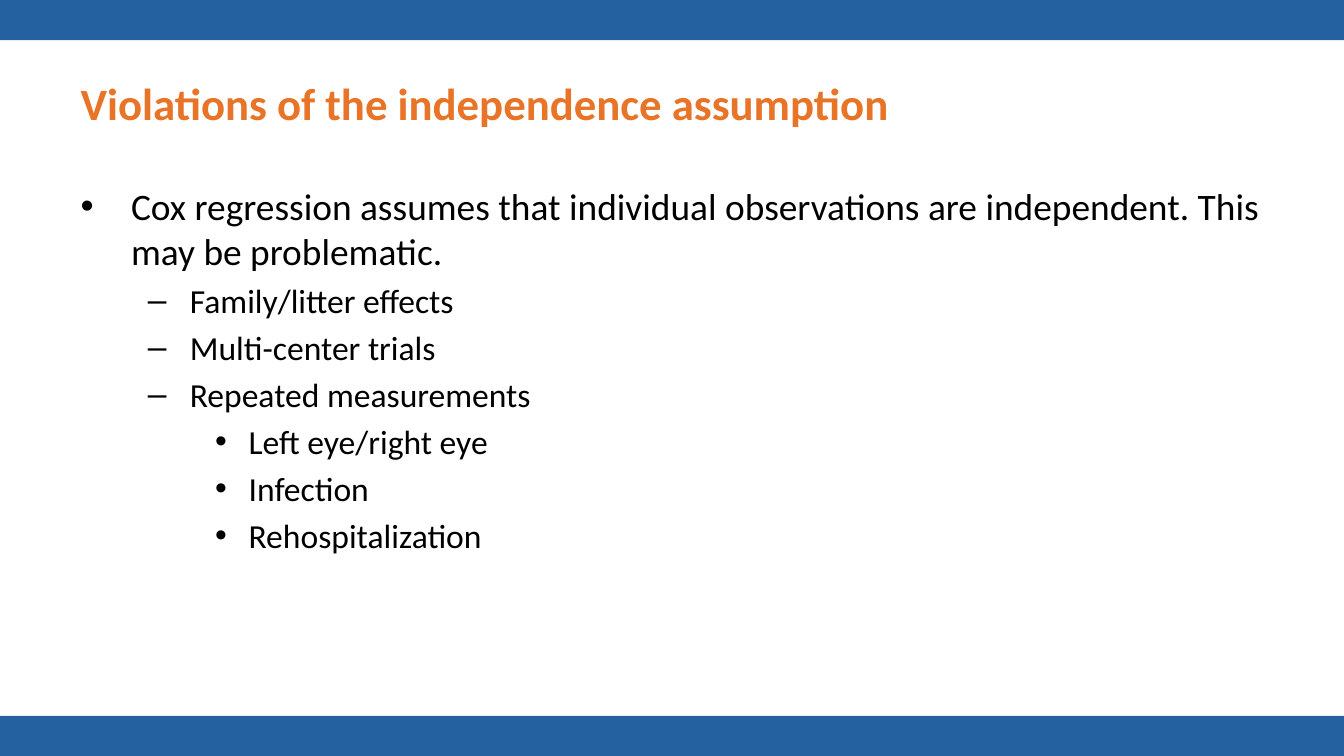
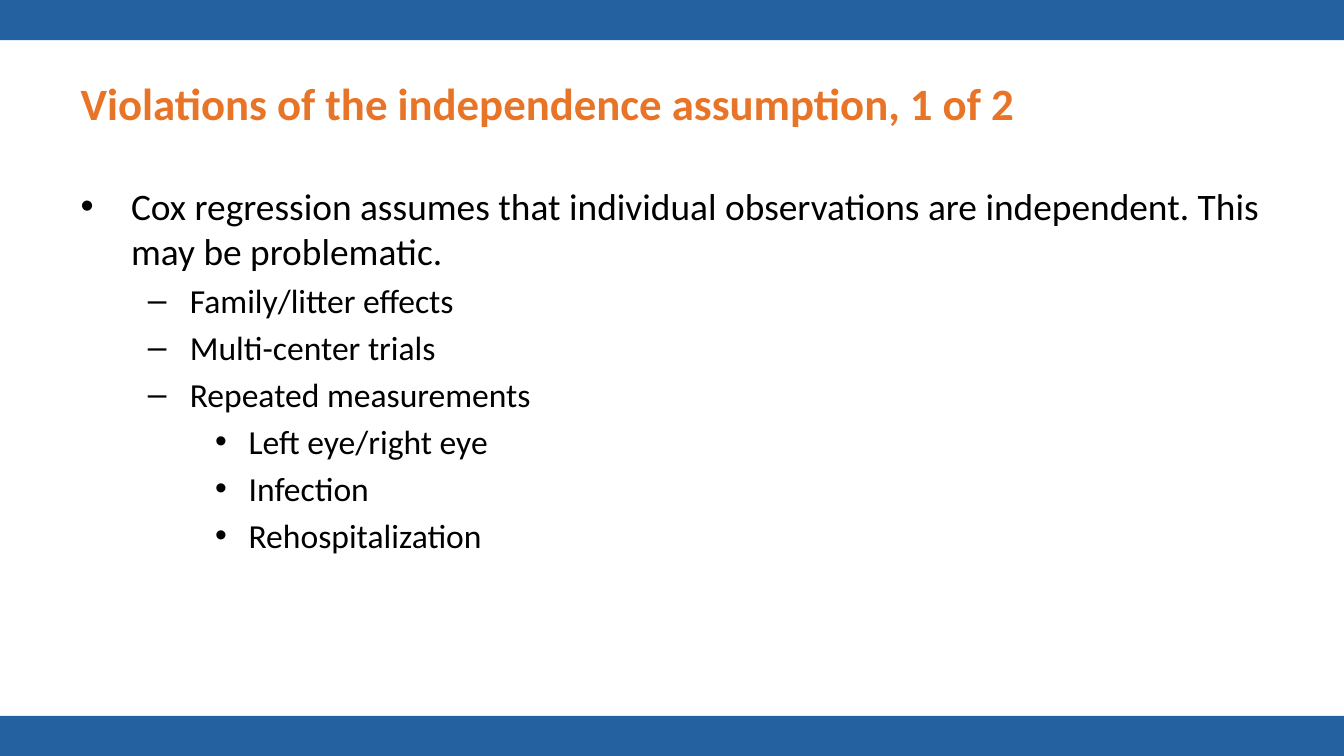
Before and after one commit to pmean/talks, a slide deck: slide 27 of frailty/frailty.pptx (slide 25 before the commit). Drawn at 1344x756 pixels with LibreOffice and Linux fonts; fonts in the diff are those of the drawing; background and template pictures are left out. Boxes give left, top, right and bottom in pixels: in the first picture for what was removed or moved away, otherwise in the second. Text is boxed around its words. In the diff, an @@ line names an element or a change of style, - is before the commit and + after.

```diff
--- a/frailty/frailty.pptx
+++ b/frailty/frailty.pptx
@@ title at (x1=81, y1=88, x2=1014, y2=127): text changed @@
-Violations of the independence assumption
+Violations of the independence assumption, 1 of 2
```
Also in this commit, not shown: 8 other slides changed, 10 slides added, 1 slide removed, 4 other files.
